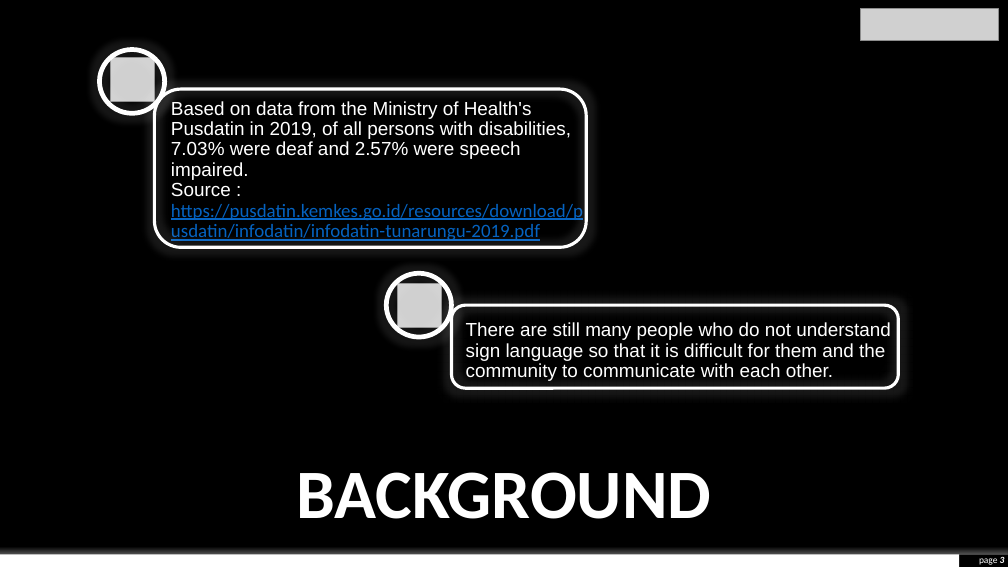
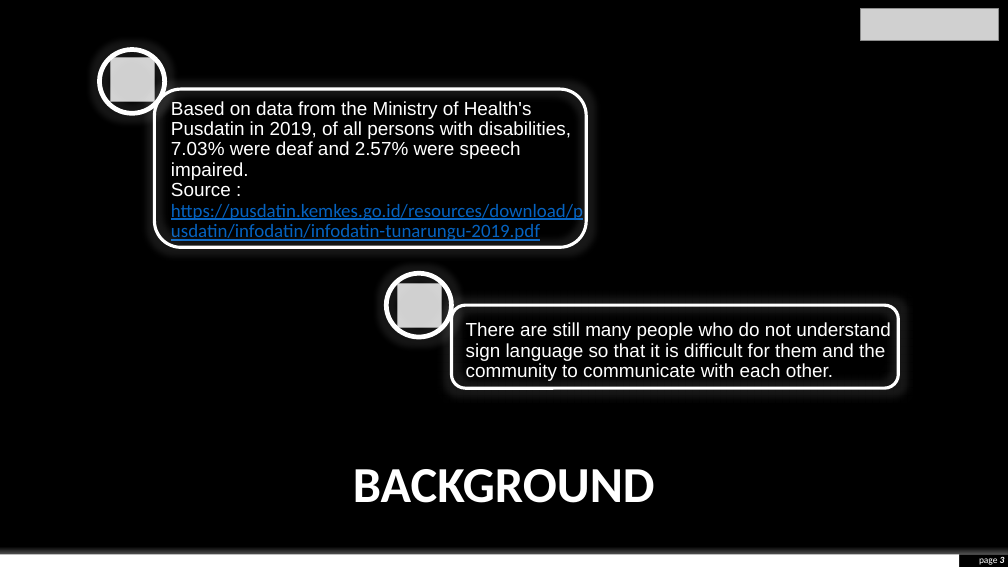
Before and after one commit to envyst/sign-language-application, a slide deck: slide 3 of laporan/Sign Language App Project Presentation.pptx. Drawn at 1008x567 pixels with LibreOffice and Linux fonts; fonts in the diff are those of the drawing; grey boxes stand for pictures; background and template pictures are left out. Boxes give left, top, right and bottom in pixels: in the first picture for what was removed or moved away, otherwise in the second. Text is boxed around its words. In the diff, an @@ line names an element or a change of style, - is before the commit and + after.

```diff
--- a/laporan/Sign Language App Project Presentation.pptx
+++ b/laporan/Sign Language App Project Presentation.pptx
@@ text "BACKGROUND" at [353, 469, 655, 503]: size 66 to 48 pt @@
```
Also in this commit, not shown: 2 other slides changed, 4 slides added, 23 slides removed.
